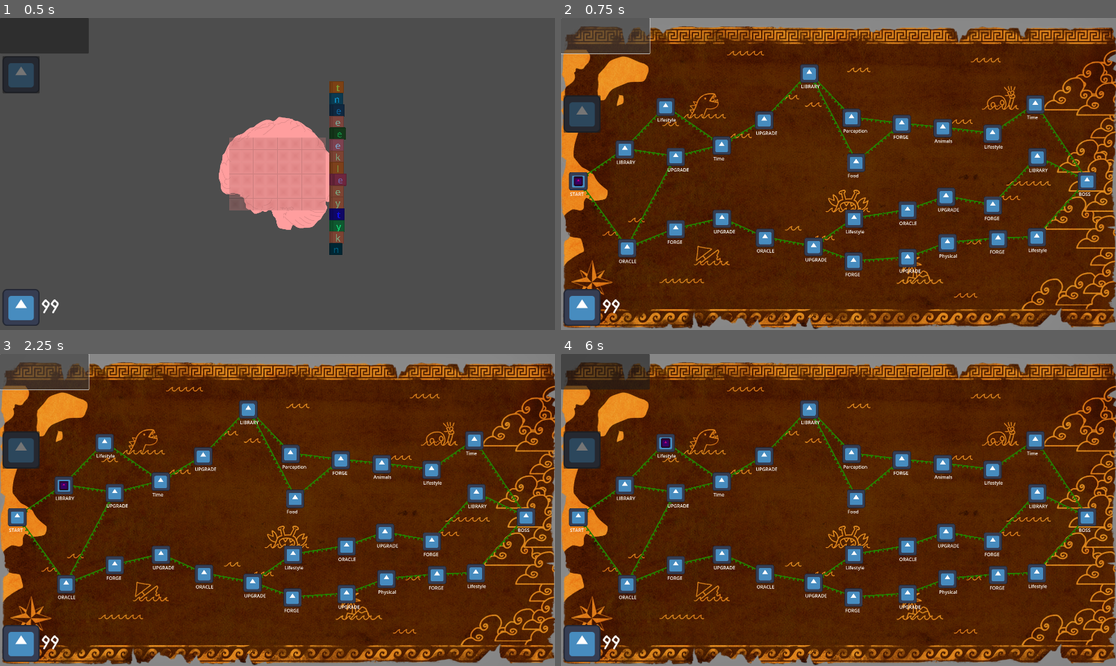
Above: before the commit, frames 1-4 (two rows, left to right).
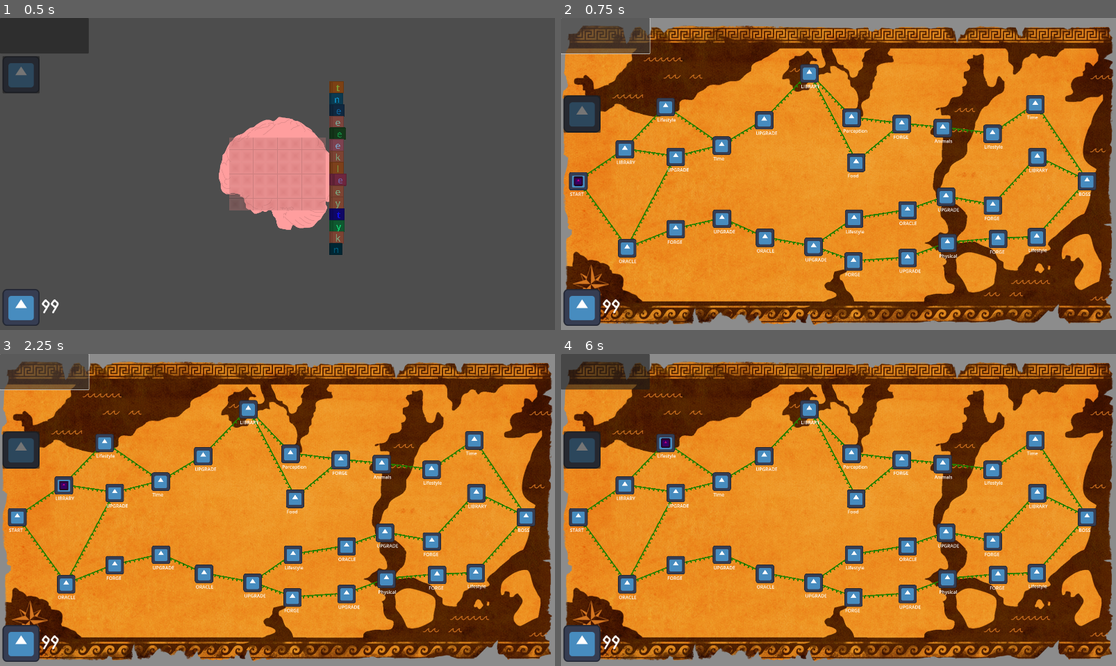
Above: after the commit, the same moments.

Repository: hulien22/ldjam54
Game: Godot game, scene res://scenes/main.tscn
Same seed, same stepped clock (60 frames per second), same inputs: the game is played once before the commit and once after it. The engine's default icon, where the game draws it, is replaced by a stand-in: a white triangle on a blue panel in a dark square.
Inputs (mouse positions are in pixels of both pictures, inside the frame that each line leads up to):
- Up to frame 1 (0.5 s): no input
- Up to frame 2 (0.75 s): click (605, 36) at 0.5 s
- Up to frame 3 (2.25 s): click (66, 485) at 1.27 s; click (44, 372) at 2 s
- Up to frame 4 (6 s): click (666, 444) at 2.77 s; click "DEBATE!" at 3.5 s; click "Democracy is a better system …" at 4.25 s; click "SUBMIT!" at 5 s; click "CONTINUE" at 5.75 s

Frame 1 is identical in both runs. In frame 2, 66% of the frame differs, in the area x 0-100%, y 2-100%; in frame 3, 66%; in frame 4, 66%.

Commit message:
adjust maps

Diff:
--- a/scenes/map.tscn
+++ b/scenes/map.tscn
@@ -1,9 +1,10 @@
-[gd_scene load_steps=6 format=3 uid="uid://dwychm67ltxst"]
+[gd_scene load_steps=7 format=3 uid="uid://dwychm67ltxst"]
 
 [ext_resource type="Script" path="res://scripts/Map.gd" id="1_5iiuj"]
 [ext_resource type="PackedScene" uid="uid://bqj0ydbf1wtnw" path="res://scenes/PlayerMapMarker.tscn" id="2_ccopb"]
 [ext_resource type="Texture2D" uid="uid://b7rocvi63l84w" path="res://art/Maps/Stage_1_Map.png" id="2_vh05d"]
 [ext_resource type="Texture2D" uid="uid://byv1f1n8h2ufi" path="res://art/Maps/Stage_2_Map.png" id="3_gh0gf"]
+[ext_resource type="Texture2D" uid="uid://blg17ohiv8rle" path="res://art/Maps/Stage_3_Map.png" id="4_0oehf"]
 
 [sub_resource type="SpriteFrames" id="SpriteFrames_umcyr"]
 animations = [{
@@ -13,10 +14,13 @@
 }, {
 "duration": 1.0,
 "texture": ExtResource("3_gh0gf")
+}, {
+"duration": 1.0,
+"texture": ExtResource("4_0oehf")
 }],
 "loop": true,
 "name": &"default",
-"speed": 5.0
+"speed": 1.0
 }]
 
 [node name="map" type="Node2D"]
@@ -42,9 +46,9 @@
 [node name="AnimatedSprite2D" type="AnimatedSprite2D" parent="."]
 z_index = -10
 position = Vector2(958.222, 543.812)
-scale = Vector2(1.11, 1.11)
+scale = Vector2(1.1, 1.1)
 sprite_frames = SubResource("SpriteFrames_umcyr")
-frame = 1
+frame_progress = 0.774226
 
 [node name="MapHolder" type="Node2D" parent="."]
 
Not shown, added: art/Maps/Stage_3_Map.png.import
